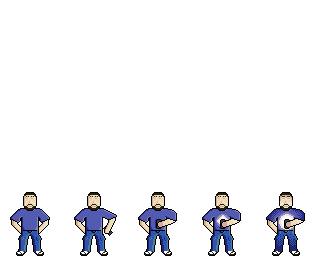
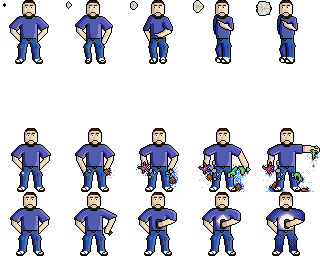
Layer changes from the first 320px x 256px image to the second:
added group "tie" with 20 layers above "win" over [3, 0, 298, 64]
added group "4" (1st of 3, in "tie") with 3 layers in group "tie" over [256, 0, 298, 64]
added group "3" (1st of 3, in "tie") with 3 layers in group "tie" over [193, 0, 234, 64]
added group "2" (1st of 3, in "tie") with 3 layers in group "tie" over [130, 0, 173, 64]
added group "1" (1st of 3, in "tie") with 3 layers in group "tie" over [66, 0, 113, 64]
added group "0" (1st of 3, in "tie") with 3 layers in group "tie" over [3, 0, 49, 64]
added layer "Layer 1" (5th of 15, in "tie" › "0") in group "0" over [9, 0, 49, 64]
added group "win" with 15 layers above "second" over [11, 128, 320, 192]
added group "4" (2nd of 3, in "win") with 2 layers in group "win" over [230, 128, 320, 192]
added layer "Layer 1" (6th of 15, in "win" › "4") in group "4" over [262, 128, 320, 192]
added layer "Layer 2" (6th of 15, in "win" › "4") in group "4" over [230, 129, 319, 192]
added group "3" (2nd of 3, in "win") with 2 layers in group "win" over [166, 128, 251, 192]
added layer "Layer 1" (7th of 15, in "win" › "3") in group "3" over [198, 128, 251, 192]
added layer "Layer 2" (7th of 15, in "win" › "3") in group "3" over [166, 129, 250, 192]
added group "2" (2nd of 3, in "win") with 2 layers in group "win" over [136, 128, 179, 192]
added layer "Layer 1" (8th of 15, in "win" › "2") in group "2" over [137, 128, 179, 192]
added layer "Layer 2" (8th of 15, in "win" › "2") in group "2" over [136, 129, 179, 191]
added group "1" (2nd of 3, in "win") with 2 layers in group "win" over [75, 128, 115, 192]
added layer "Layer 1" (9th of 15, in "win" › "1") in group "1" over [75, 128, 115, 192]
added group "0" (2nd of 3, in "win") with 2 layers in group "win" over [11, 128, 51, 192]
added group "second" with 15 layers above "Background" over [12, 195, 291, 249]
…and 26 more changes (16 added, 5 painted, 5 stack)
